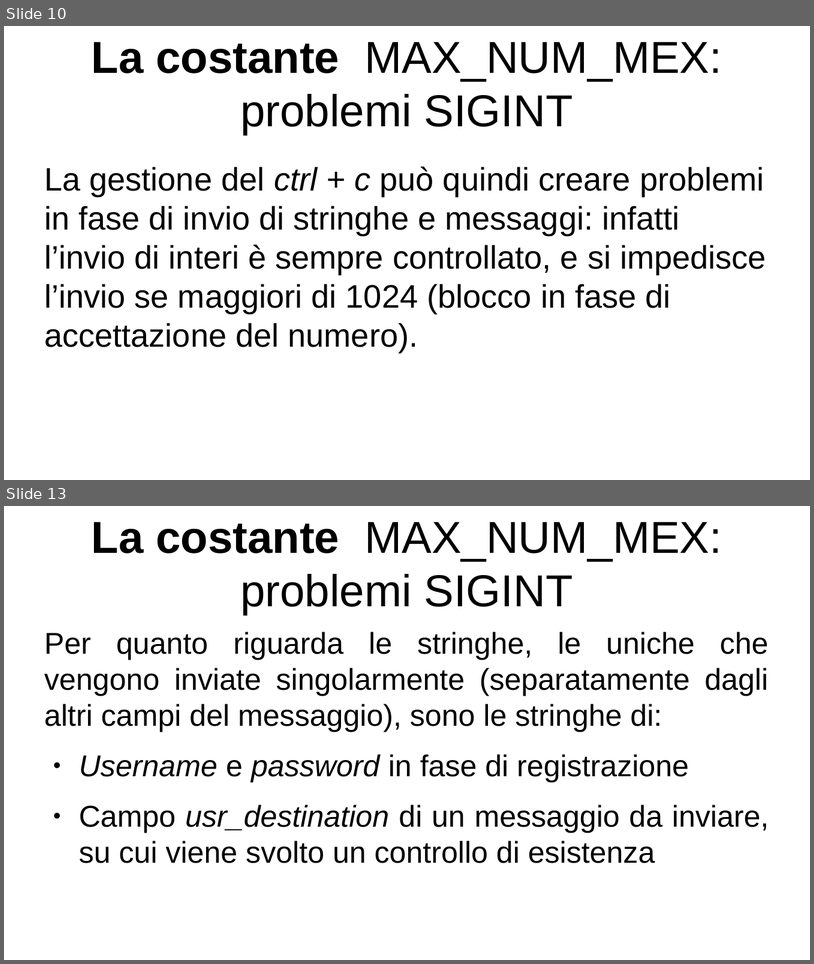
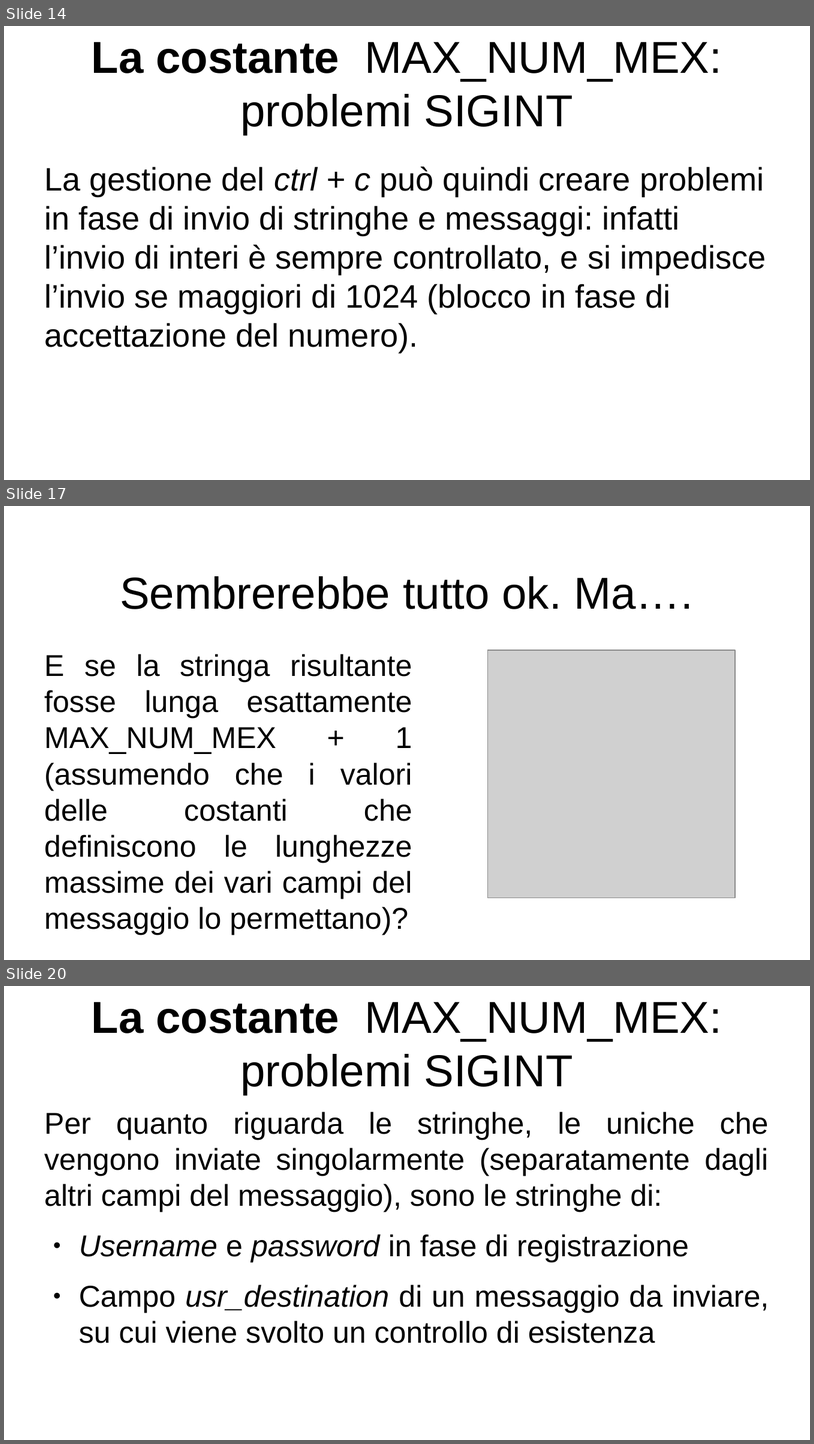
Before and after one commit to lucaMastro/progetto_SO, a slide deck: presentazione_progetto_SO.odp. Shown one above the other, each under a label of ours: slides 10 and 13 before the commit, slides 14, 17 and 20 after it; the slides between them are not shown. The pictures are 814x964 and 814x1444 pixels, drawn with LibreOffice and Linux fonts; fonts in the diff are those of the drawing; grey boxes stand for pictures. Boxes give left, top, right and bottom in pixels: in the first picture for what was removed or moved away, otherwise in the second. Text is boxed around its words. In the diff, an @@ line names an element or a change of style, - is before the commit and + after.

```diff
--- a/presentazione_progetto_SO.odp
+++ b/presentazione_progetto_SO.odp
@@ slide 17 added at (x1=4, y1=506, x2=810, y2=960), background #FFFFFF @@
@@ title added at (x1=120, y1=576, x2=693, y2=609), 44 pt, text #000000 @@
+Sembrerebbe tutto ok. Ma….
@@ text added at (x1=44, y1=654, x2=413, y2=934), 29.6 pt, text #000000 @@
+E se la stringa risultante fosse lunga esattamente MAX_NUM_MEX + 1 (assumendo che i valori delle costanti che definiscono le lunghezze massime dei vari campi del messaggio lo permettano)?
@@ picture added at (x1=488, y1=650, x2=736, y2=898) @@
@@ what was slide 10 is now slide 14 @@
@@ what was slide 13 is now slide 20 @@
```
Also in this commit, not shown: 9 slides changed, 10 other slides added, 1 slide removed.
